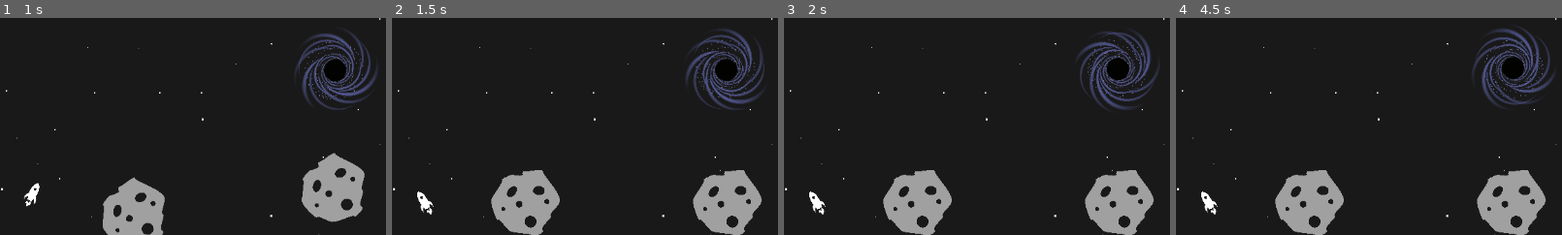
Above: before the commit, frames 1-4 (left to right).
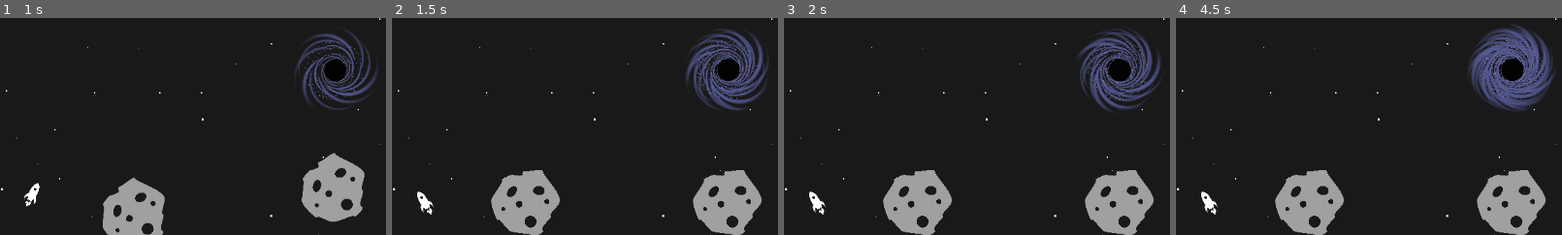
Above: after the commit, the same moments.

Repository: SuvegesMarton/aimtheship
Game: Godot game, scene res://scenes/level_manager.tscn
Two runs of this game, one before a commit and one after it. Both use one fixed random seed, a clock stepped at 60 frames per second and the inputs below.
Inputs:
- Up to frame 1 (1 s): click "GO!" at 0.5 s
- Up to frame 2 (1.5 s): click "RETRY" at 1.25 s
- Up to frame 3 (2 s): no input
- Up to frame 4 (4.5 s): click "GO!" at 2 s; click "RETRY" at 2.75 s; click "GO!" at 3.5 s; click "RETRY" at 4.25 s
The pictures show only the part of the screen within x 26-76%, y 4-54%; the shares and areas given below are measured in that part.

Frame 1 is identical in both runs. In frame 2, 2.0% of the frame differs, in the area x 76-98%, y 6-43%; in frame 3, 2.0%; in frame 4, 4.4%, in the area x 75-98%, y 3-43%.

Commit message:
collision detection signaled to parents. introduced force rounding to reduce randomness. refactored object instantiation

Diff:
--- a/project.godot
+++ b/project.godot
@@ -13,6 +13,7 @@
 config/name="aimTheShip"
 run/main_scene="res://scenes/level_manager.tscn"
 config/features=PackedStringArray("4.3", "GL Compatibility")
+run/max_fps=60
 config/icon="res://icon.svg"
 
 [rendering]
--- a/resources/levels/levelTest.cfg
+++ b/resources/levels/levelTest.cfg
@@ -13,3 +13,5 @@
 pos=Vector2(800, 300)
 vel=Vector2(0, -45)
 weight=2.5e8
+[ep]
+pos=Vector2(800,100)
--- a/scenes/rocket.tscn
+++ b/scenes/rocket.tscn
@@ -1,14 +1,12 @@
-[gd_scene load_steps=4 format=3 uid="uid://bx1iq3jsbsw2b"]
+[gd_scene load_steps=3 format=3 uid="uid://bx1iq3jsbsw2b"]
 
 [ext_resource type="Script" path="res://scripts/rocket.gd" id="1_1exku"]
 [ext_resource type="Texture2D" uid="uid://lxi16ig0ryni" path="res://images/rocket.png" id="2_l6iya"]
-[ext_resource type="Script" path="res://scripts/rocket_collision.gd" id="2_v4i1t"]
 
 [node name="rocket" type="Node2D"]
 script = ExtResource("1_1exku")
 
 [node name="Area2D" type="Area2D" parent="."]
-script = ExtResource("2_v4i1t")
 
 [node name="Sprite2D" type="Sprite2D" parent="Area2D"]
 rotation = 0.785398
--- a/scripts/gravity.gd
+++ b/scripts/gravity.gd
@@ -17,6 +17,11 @@
 func update_velocity(delta: float) -> void:
 	if weight == 0:
 		return
+	forces = round_vector2(forces, 2) # reduce randomness
 	velocity.x += (forces.x / weight) * delta
 	velocity.y += (forces.y / weight) * delta
 	forces = Vector2.ZERO
+
+func round_vector2(vec: Vector2, decimals: int) -> Vector2:
+	var factor = pow(10, decimals)
+	return Vector2(round(vec.x * factor) / factor, round(vec.y * factor) / factor)
--- a/scripts/levelManager.gd
+++ b/scripts/levelManager.gd
@@ -11,8 +11,7 @@
 func _ready() -> void:
 	load_level()
 	$levelStartUI/button.connect("go_button_pressed", start_simulation)
-	$levelStartUI/button.connect("retry_button_pressed", restart_simulation)
-
+	$levelStartUI/button.connect("retry_button_pressed", retry_simulation)
 
 # Called every frame. 'delta' is the elapsed time since the previous frame.
 func _process(_delta: float) -> void:
@@ -37,6 +36,8 @@
 				$objectManager.dist_coeff  = config.get_value(item, "dist_coeff")
 			"rocket":
 				$objectManager.loadPhysicsAttributesFromFile(config, item, 0)
+			"ep":
+				$objectManager.loadPhysicsAttributesFromFile(config, item, 2)
 			_:
 				$objectManager.loadPhysicsAttributesFromFile(config, item, 1)
 
@@ -46,8 +47,11 @@
 	$objectManager.start_movement()
 	$levelStartUI.disable_edit()
 
-func restart_simulation():
+func retry_simulation():
 	phase = 0
 	$objectManager.deletePhysicsElements()
 	$levelStartUI.enable_edit()
 	load_level()
+
+func rocket_collision(body):
+	print("collision: ", body)
--- a/scripts/objectManager.gd
+++ b/scripts/objectManager.gd
@@ -4,17 +4,18 @@
 var MeteoriteScene = preload("res://scenes/meteorite.tscn")
 var EndpointScene = preload("res://scenes/endpoint.tscn")
 
+var first_boot = true
+
 var G=6.67e-2
 var dist_coeff=1.7
 
 var physicsElements = []
+
 var rocket
+
 # Called when the node enters the scene tree for the first time.
 func _ready() -> void:
-	var ep = EndpointScene.instantiate()
-	ep.position = Vector2(800, 100)
-	add_child(ep)
-	#start_movement()
+	pass
 # Called every frame. 'delta' is the elapsed time since the previous frame.
 func _process(delta: float) -> void:
 	#print("fps: ", 1/delta)
@@ -26,20 +27,36 @@
 
 func loadPhysicsAttributesFromFile(config, item: String, object_type: int) -> void:
 	var object
-	if object_type==0:
-		rocket = RocketScene.instantiate()
-		object = rocket
-	if object_type==1:
-		object = MeteoriteScene.instantiate()
+	#object types:
+	#0 - rocket
+	#1 - meteorite
+	#2 - endpoint
+	match object_type:
+		0:
+			object = RocketScene.instantiate()
+		1:
+			object = MeteoriteScene.instantiate()
+		2:
+			object = EndpointScene.instantiate()
+			object.position = config.get_value(item, "pos")
+			add_child(object)
+			return
+
 	object.position = config.get_value(item, "pos")
 	object.velocity = config.get_value(item, "vel")
 	object.weight = config.get_value(item, "weight")
+
 	add_child(object)
 	physicsElements.append(object)
+
+	if object_type==0:
+		rocket = object
+		object.get_node("Area2D").connect("area_entered", rocket_collision)
 
 func deletePhysicsElements() -> void:
 	for e in physicsElements:
 		e.queue_free()
+		remove_child(e)
 	physicsElements = []
 
 #calculate gravity on all physics-affected objects
@@ -61,3 +78,6 @@
 	#gravity equation
 	var forceMagnitude = (G*outer.weight*inner.weight)/(distanceSquared**(dist_coeff/2))
 	return direction.normalized() * forceMagnitude
+
+func rocket_collision(body):
+	print("collision: ", body)
--- a/scripts/rocket_collision.gd
+++ /dev/null
@@ -1,14 +0,0 @@
-extends Area2D
-
-
-# Called when the node enters the scene tree for the first time.
-func _ready() -> void:
-	self.connect("area_entered", _on_body_entered)
-
-
-# Called every frame. 'delta' is the elapsed time since the previous frame.
-func _process(_delta: float) -> void:
-	pass
-
-func _on_body_entered(body):
-	print("collision")
